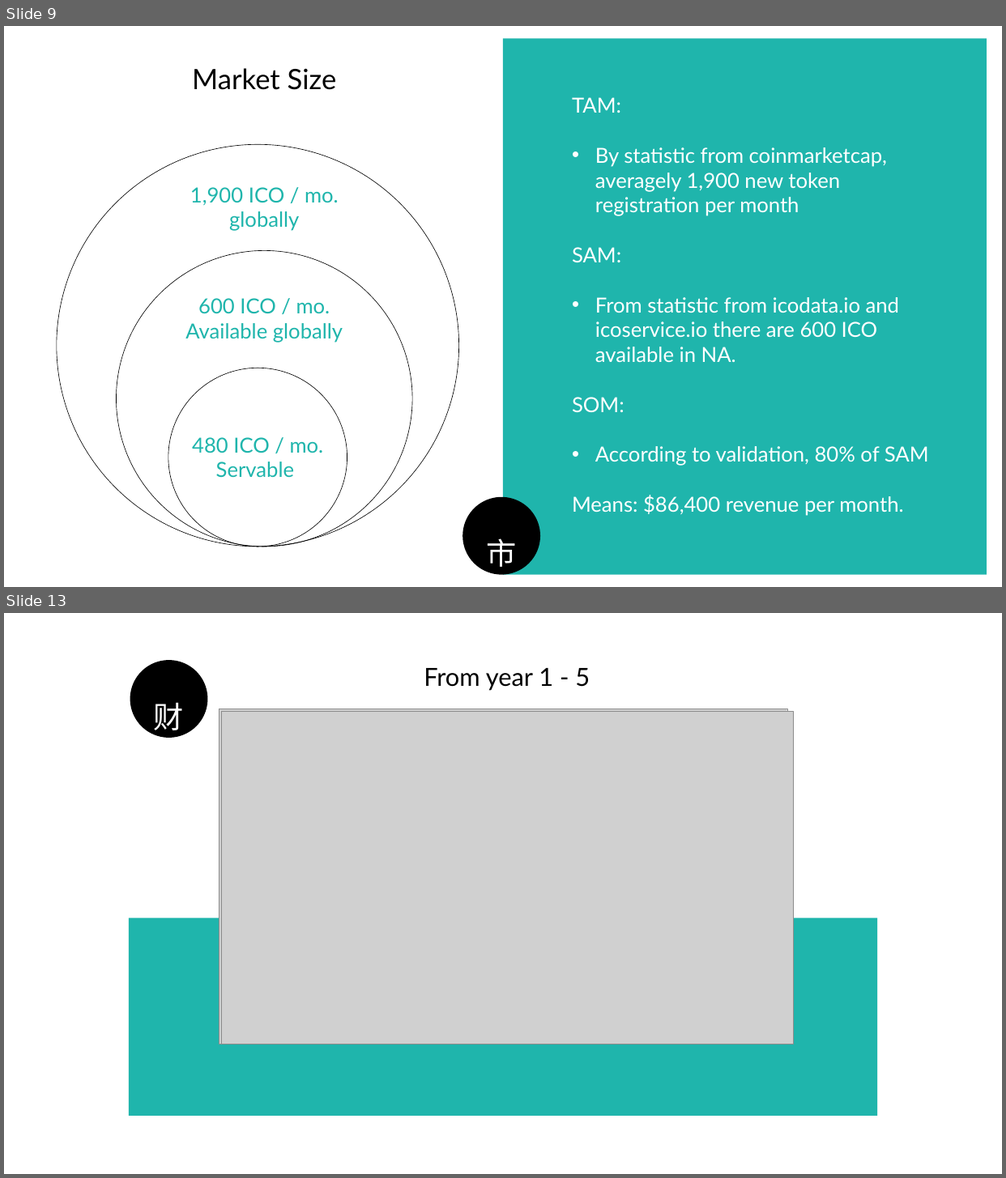
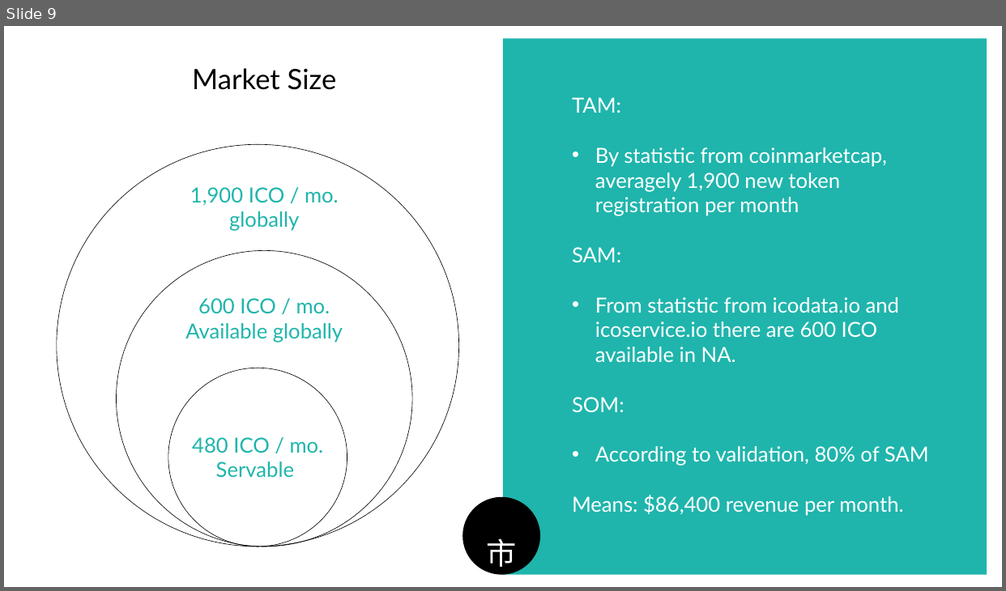
Before and after one commit to alleymist/listtoken.io, a slide deck: ListTokenBP.pptx. Shown one above the other, each under a label of ours: slides 9 and 13 before the commit, slide 9 after it; the slides between them are not shown. The pictures are 1006x1178 and 1006x591 pixels, drawn with LibreOffice and Linux fonts; fonts in the diff are those of the drawing; grey boxes stand for pictures. Boxes give left, top, right and bottom in pixels: in the first picture for what was removed or moved away, otherwise in the second. Text is boxed around its words. In the diff, an @@ line names an element or a change of style, - is before the commit and + after.

```diff
--- a/ListTokenBP.pptx
+++ b/ListTokenBP.pptx
@@ slide 13 removed at (4, 613, 1002, 1174), background #FFFFFF @@
@@ ellipse removed at (130, 660, 207, 738) @@
@@ text removed at (424, 668, 590, 691) @@
-From year 1 - 5
@@ text removed at (154, 702, 184, 736) @@
-财
@@ picture removed at (219, 709, 787, 1044) @@
@@ picture removed at (221, 712, 793, 1044) @@
@@ rectangle removed at (129, 918, 877, 1116) @@
```
Also in this commit, not shown: 2 slides changed, 1 slide added, 7 other slides removed, 1 other file.
